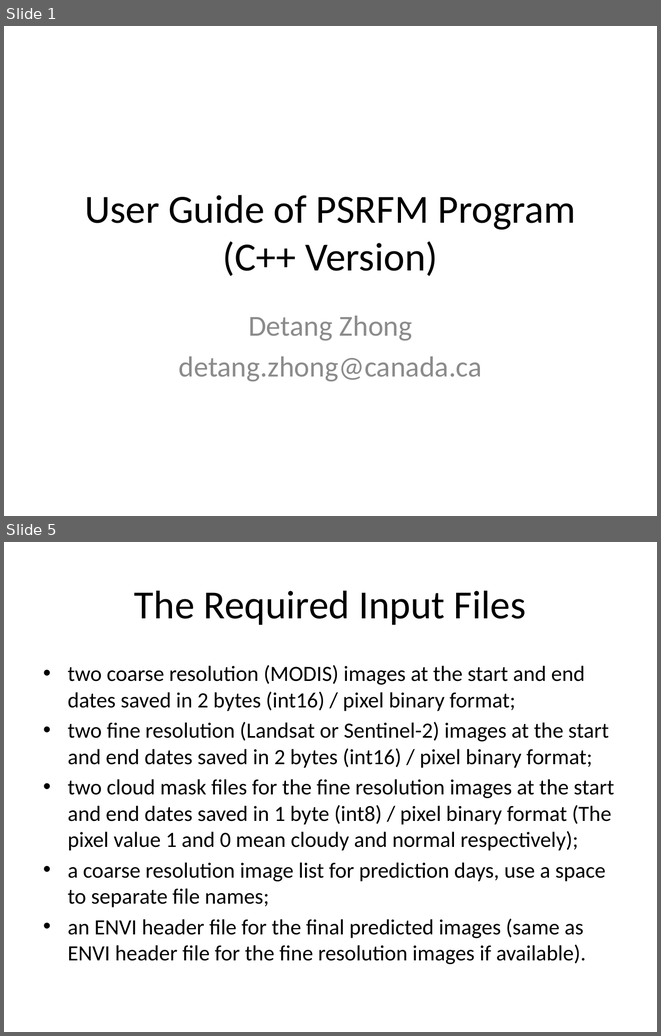
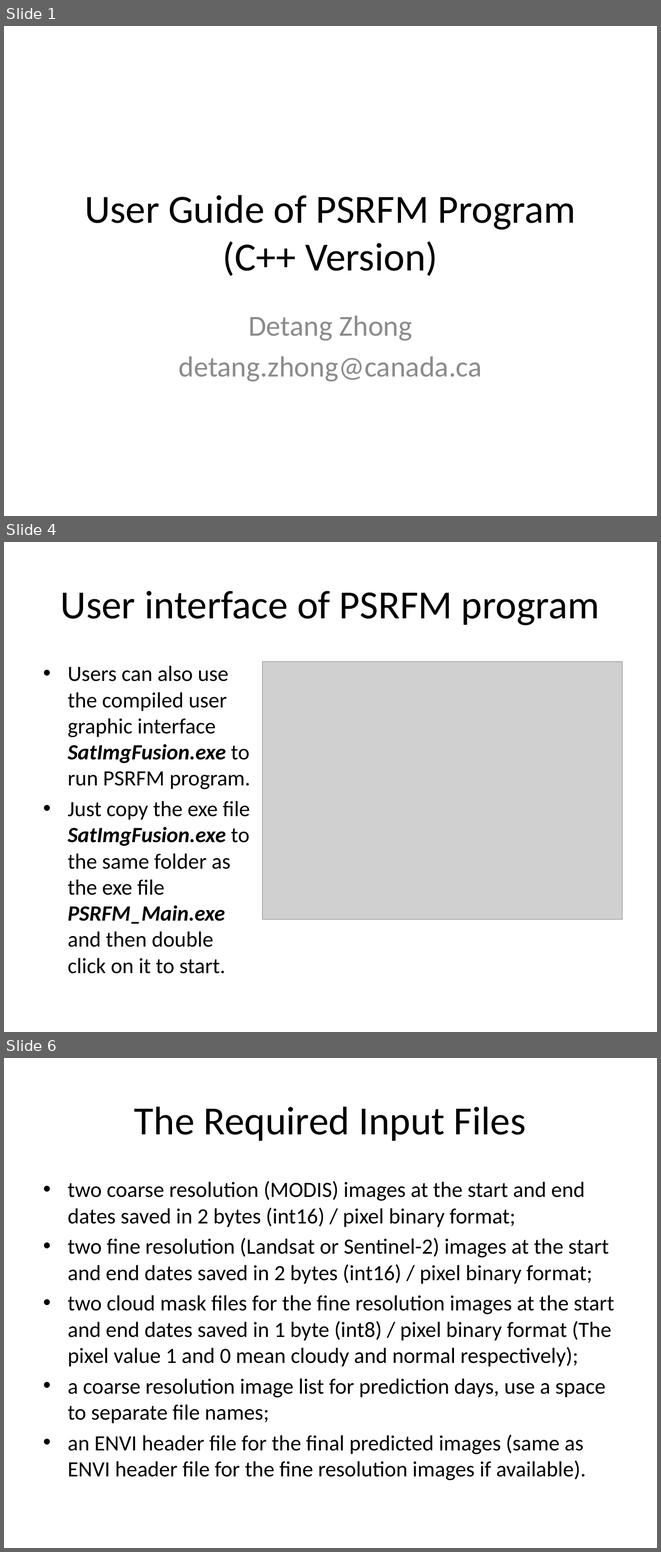
Before and after one commit to dzhong-hub/PSRFM, a slide deck: doc/PSRFMUserGuide.pptx. Shown one above the other, each under a label of ours: slides 1 and 5 before the commit, slides 1, 4 and 6 after it; the slides between them are not shown. The pictures are 661x1036 and 661x1552 pixels, drawn with LibreOffice and Linux fonts; fonts in the diff are those of the drawing; grey boxes stand for pictures. Boxes give left, top, right and bottom in pixels: in the first picture for what was removed or moved away, otherwise in the second. Text is boxed around its words. In the diff, an @@ line names an element or a change of style, - is before the commit and + after.

```diff
--- a/doc/PSRFMUserGuide.pptx
+++ b/doc/PSRFMUserGuide.pptx
@@ slide 4 added at (4,542,657,1032), background #FFFFFF @@
@@ title added at (61,591,600,625), 44 pt, text #000000 @@
+User interface of PSRFM program
@@ text added at (68,665,250,973), 24 pt, text #000000 @@
+• Users can also use the compiled user graphic interface SatImgFusion.exe to run PSRFM program.
+• Just copy the exe file SatImgFusion.exe to the same folder as the exe file PSRFM_Main.exe and then double click on it to start.
@@ picture added at (263,661,623,919) @@
@@ what was slide 5 is now slide 6 @@
```
Also in this commit, not shown: 8 slides changed, 3 other slides added.
